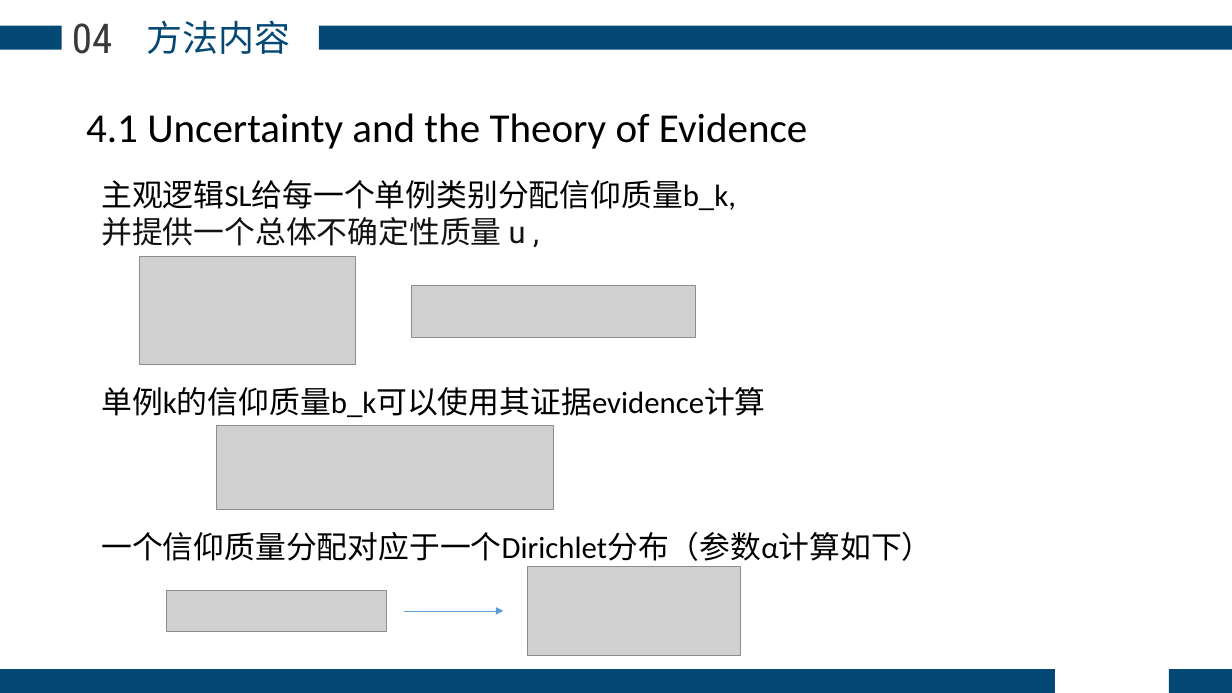
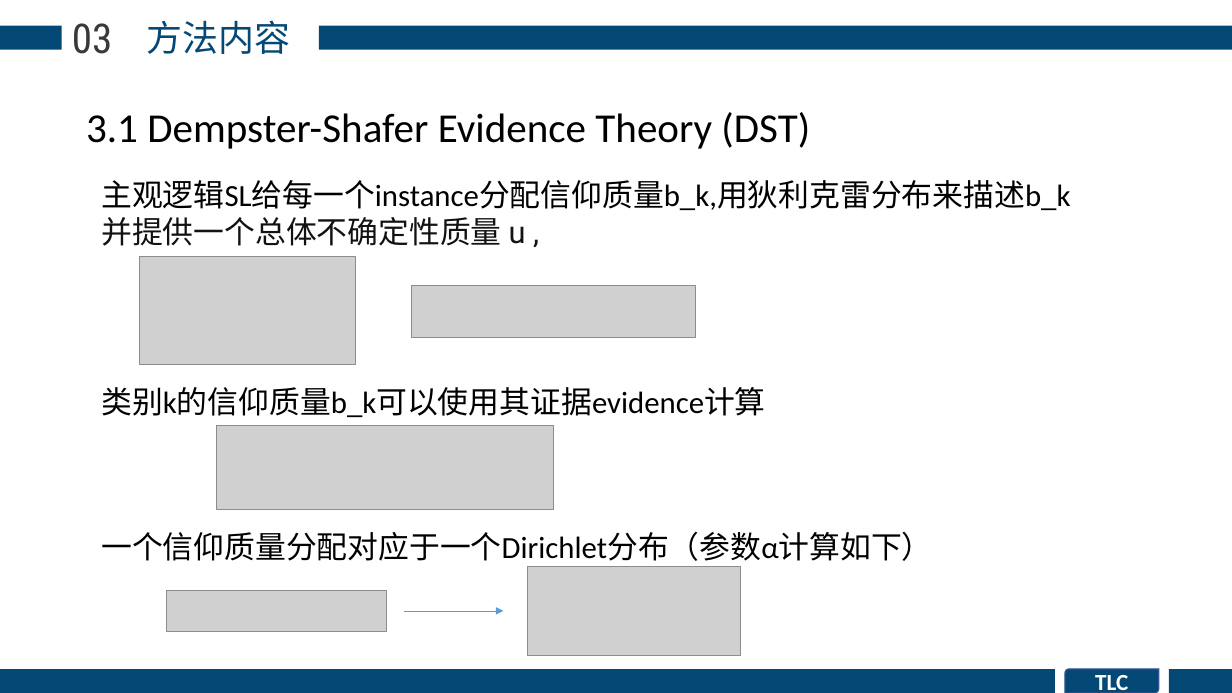
Before and after one commit to phuan-s/remote-repo, a slide deck: slide 9 of 研一上论文分享.pptx (slide 10 before the commit). Drawn at 1232x693 pixels with LibreOffice and Linux fonts; fonts in the diff are those of the drawing; grey boxes stand for pictures. Boxes give left, top, right and bottom in pixels: in the first picture for what was removed or moved away, otherwise in the second. Text is boxed around its words. In the diff, an @@ line names an element or a change of style, - is before the commit and + after.

```diff
--- a/研一上论文分享.pptx
+++ b/研一上论文分享.pptx
@@ text at <box>72,23,112,54</box>: text changed @@
-04
+03
@@ text at <box>86,112,810,149</box>: text changed @@
-4.1 Uncertainty and the Theory of Evidence
+3.1 Dempster-Shafer Evidence Theory (DST)
@@ text at <box>101,180,1070,210</box>: text changed @@
-主观逻辑SL给每一个单例类别分配信仰质量b_k,
+主观逻辑SL给每一个instance分配信仰质量b_k,用狄利克雷分布来描述b_k
@@ text at <box>101,387,765,417</box>: text changed @@
-单例k的信仰质量b_k可以使用其证据evidence计算
+类别k的信仰质量b_k可以使用其证据evidence计算
@@ round diag rect added at <box>1066,669,1159,693</box>, fill #044875, outline #325491 1 pt, 18 pt, text #FFFFFF, bold @@
+TLC
```
Also in this commit, not shown: 12 other slides changed, 2 slides added, 4 slides removed, 1 other file.
